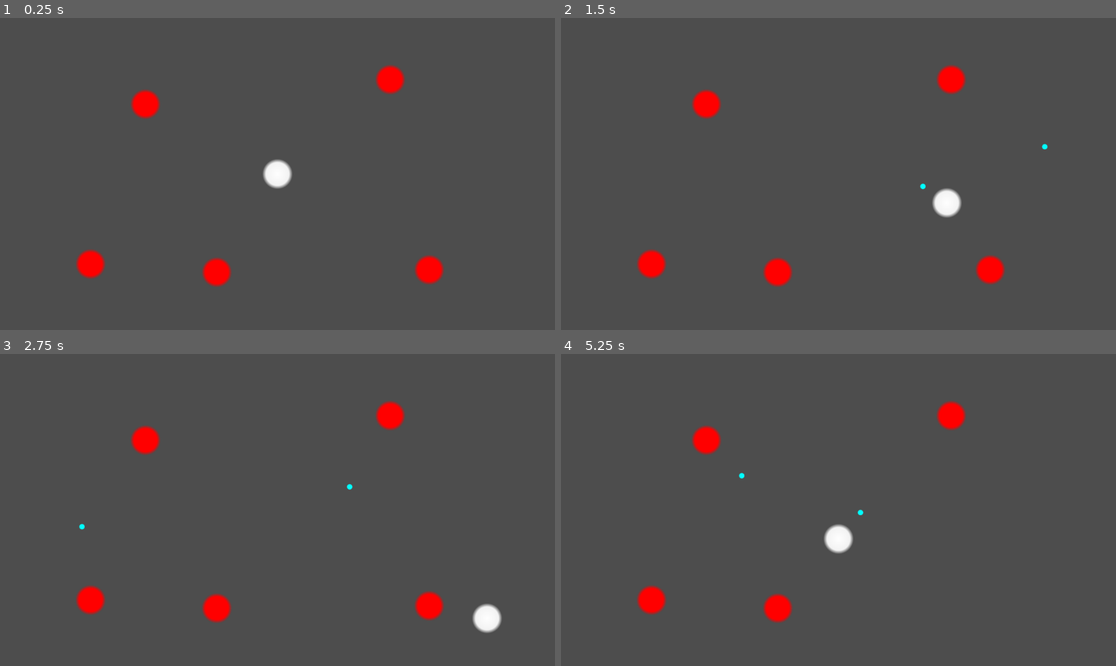
Above: before the commit, frames 1-4 (two rows, left to right).
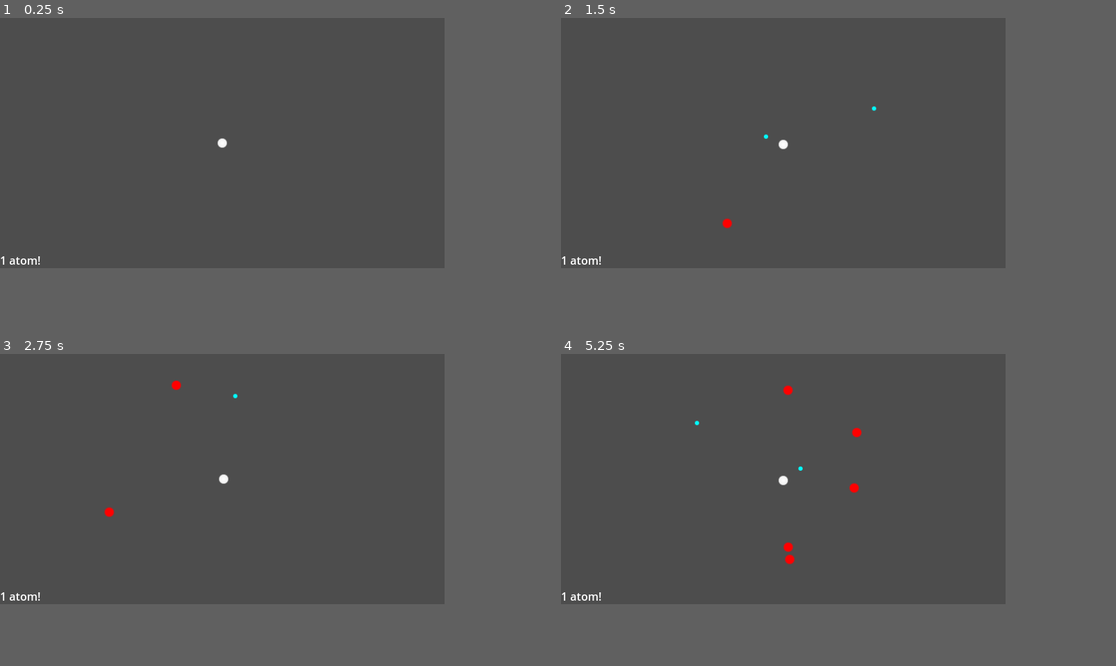
Above: after the commit, the same moments.

Repository: Isaac-SOL/ScaleShmup
Game: Godot game, scene res://scenes/main.tscn
Two runs of this game, one before a commit and one after it. Both use one fixed random seed, a clock stepped at 60 frames per second and the inputs below.
Inputs (mouse positions are in pixels of both pictures, inside the frame that each line leads up to):
- Up to frame 1 (0.25 s): no input
- Up to frame 2 (1.5 s): tap Enter at 0.5 s; move the mouse to (960, 158) at 0.52 s; hold D (right) 0.53-1.28 s; click (960, 158) at 0.6 s; move the mouse to (727, 189) at 1.27 s; hold S (down) from 1.28 s (still down); click (727, 189) at 1.35 s
- Up to frame 3 (2.75 s): move the mouse to (333, 441) at 2.02 s; release S (down) at 2.03 s; hold D (right) from 2.03 s (still down); click (333, 441) at 2.1 s
- Up to frame 4 (5.25 s): move the mouse to (810, 572) at 2.77 s; release D (right) at 2.78 s; hold W (up) 2.78-3.53 s; click (810, 572) at 2.85 s; move the mouse to (1005, 556) at 3.52 s; hold A (left) 3.53-5.03 s; click (1005, 556) at 3.6 s; move the mouse to (672, 463) at 4.27 s; click (672, 463) at 4.35 s; move the mouse to (866, 510) at 5.02 s; hold S (down) from 5.03 s (still down); click (866, 510) at 5.1 s
In our replay, the window is 799x449 before the commit and 640x360 after it. These sizes can differ from the game's own. Grey fills any space a smaller window leaves; there, only what the larger window draws over its background counts as a difference.

The runs differ from the first frame. In frame 1, 2.5% of the frame differs, in the area x 0-80%, y 15-87%; in frame 2, 2.6%; in frame 3, 2.6%, in the area x 0-91%, y 8-90%; in frame 4, 2.4%.

Commit message:
Added embigenning functions

Diff:
--- a/objects/enemy.tscn
+++ b/objects/enemy.tscn
@@ -8,12 +8,14 @@
 
 [sub_resource type="GradientTexture2D" id="GradientTexture2D_8b3lq"]
 gradient = SubResource("Gradient_05hey")
+width = 16
+height = 16
 fill = 1
 fill_from = Vector2(0.5, 0.5)
 fill_to = Vector2(0.5, 0)
 
 [sub_resource type="CircleShape2D" id="CircleShape2D_411mh"]
-radius = 26.0768
+radius = 6.0
 
 [node name="Enemy" type="Area2D"]
 collision_layer = 4
@@ -25,3 +27,9 @@
 
 [node name="CollisionShape2D" type="CollisionShape2D" parent="."]
 shape = SubResource("CircleShape2D_411mh")
+
+[node name="VisibleOnScreenNotifier2D" type="VisibleOnScreenNotifier2D" parent="."]
+position = Vector2(-8.34465e-07, 7.15256e-07)
+scale = Vector2(0.8, 0.8)
+
+[connection signal="screen_exited" from="VisibleOnScreenNotifier2D" to="." method="_on_visible_on_screen_notifier_2d_screen_exited"]
--- a/objects/player.tscn
+++ b/objects/player.tscn
@@ -3,25 +3,27 @@
 [ext_resource type="Script" path="res://scripts/player.gd" id="1_cmjns"]
 [ext_resource type="PackedScene" uid="uid://canbcskskh8f2" path="res://objects/player_projectile.tscn" id="2_cuvwt"]
 
-[sub_resource type="Gradient" id="Gradient_6hnjm"]
+[sub_resource type="Gradient" id="Gradient_ce3te"]
 offsets = PackedFloat32Array(0, 0.75974, 1)
 colors = PackedColorArray(1, 1, 1, 1, 0.954545, 0.954545, 0.954545, 1, 1, 1, 1, 0)
 
 [sub_resource type="GradientTexture2D" id="GradientTexture2D_ocuqe"]
-gradient = SubResource("Gradient_6hnjm")
+gradient = SubResource("Gradient_ce3te")
+width = 16
+height = 16
 fill = 1
 fill_from = Vector2(0.5, 0.5)
 fill_to = Vector2(0.5, 0)
 
 [sub_resource type="CircleShape2D" id="CircleShape2D_23aqy"]
-radius = 26.0
+radius = 6.08276
 
 [node name="Player" type="Area2D"]
 collision_mask = 12
 script = ExtResource("1_cmjns")
-move_speed = 5.0
+move_speed = 2.0
 projectile = ExtResource("2_cuvwt")
-projectile_speed = 500.0
+projectile_speed = 250.0
 
 [node name="Sprite2D" type="Sprite2D" parent="."]
 texture = SubResource("GradientTexture2D_ocuqe")
--- /dev/null
+++ b/objects/player_amalgam.tscn
@@ -0,0 +1,62 @@
+[gd_scene load_steps=3 format=3 uid="uid://c34bmc88j1b8l"]
+
+[ext_resource type="Script" path="res://scripts/player_amalgam.gd" id="1_navnu"]
+[ext_resource type="PackedScene" uid="uid://bm200x8no2lj3" path="res://objects/player_amalgam_element.tscn" id="2_sbkkv"]
+
+[node name="PlayerAmalgam" type="Node2D"]
+script = ExtResource("1_navnu")
+strong_force = 100.0
+
+[node name="PlayerAmalgamElement" parent="." instance=ExtResource("2_sbkkv")]
+position = Vector2(-28, -13)
+
+[node name="PlayerAmalgamElement2" parent="." instance=ExtResource("2_sbkkv")]
+position = Vector2(-32, 7)
+
+[node name="PlayerAmalgamElement3" parent="." instance=ExtResource("2_sbkkv")]
+position = Vector2(-6, 16)
+
+[node name="PlayerAmalgamElement4" parent="." instance=ExtResource("2_sbkkv")]
+position = Vector2(16, -38)
+
+[node name="PlayerAmalgamElement5" parent="." instance=ExtResource("2_sbkkv")]
+position = Vector2(27, -19)
+
+[node name="PlayerAmalgamElement6" parent="." instance=ExtResource("2_sbkkv")]
+position = Vector2(35, 10)
+
+[node name="PlayerAmalgamElement7" parent="." instance=ExtResource("2_sbkkv")]
+position = Vector2(-42, -28)
+
+[node name="PlayerAmalgamElement8" parent="." instance=ExtResource("2_sbkkv")]
+position = Vector2(6, 87)
+
+[node name="PlayerAmalgamElement9" parent="." instance=ExtResource("2_sbkkv")]
+position = Vector2(-113, 34)
+
+[node name="PlayerAmalgamElement10" parent="." instance=ExtResource("2_sbkkv")]
+position = Vector2(-52, 69)
+
+[node name="PlayerAmalgamElement11" parent="." instance=ExtResource("2_sbkkv")]
+position = Vector2(-18, -80)
+
+[node name="PlayerAmalgamElement12" parent="." instance=ExtResource("2_sbkkv")]
+position = Vector2(119, 6)
+
+[node name="PlayerAmalgamElement13" parent="." instance=ExtResource("2_sbkkv")]
+position = Vector2(65, 64)
+
+[node name="PlayerAmalgamElement14" parent="." instance=ExtResource("2_sbkkv")]
+position = Vector2(30, 52)
+
+[node name="PlayerAmalgamElement15" parent="." instance=ExtResource("2_sbkkv")]
+position = Vector2(-63, 104)
+
+[node name="PlayerAmalgamElement16" parent="." instance=ExtResource("2_sbkkv")]
+position = Vector2(-78, 11)
+
+[node name="PlayerAmalgamElement17" parent="." instance=ExtResource("2_sbkkv")]
+position = Vector2(92, -71)
+
+[node name="PlayerAmalgamElement18" parent="." instance=ExtResource("2_sbkkv")]
+position = Vector2(29, -84)
--- /dev/null
+++ b/objects/player_amalgam_element.tscn
@@ -0,0 +1,27 @@
+[gd_scene load_steps=4 format=3 uid="uid://bm200x8no2lj3"]
+
+[sub_resource type="Gradient" id="Gradient_6hnjm"]
+offsets = PackedFloat32Array(0, 0.75974, 1)
+colors = PackedColorArray(1, 1, 1, 1, 0.954545, 0.954545, 0.954545, 1, 1, 1, 1, 0)
+
+[sub_resource type="GradientTexture2D" id="GradientTexture2D_ta744"]
+gradient = SubResource("Gradient_6hnjm")
+width = 16
+height = 16
+fill = 1
+fill_from = Vector2(0.5, 0.5)
+fill_to = Vector2(0.5, 0)
+
+[sub_resource type="CircleShape2D" id="CircleShape2D_dhysi"]
+radius = 6.0
+
+[node name="PlayerAmalgamElement" type="RigidBody2D"]
+collision_layer = 256
+collision_mask = 264
+gravity_scale = 0.0
+
+[node name="Sprite2D" type="Sprite2D" parent="."]
+texture = SubResource("GradientTexture2D_ta744")
+
+[node name="CollisionShape2D" type="CollisionShape2D" parent="."]
+shape = SubResource("CircleShape2D_dhysi")
--- a/objects/player_projectile.tscn
+++ b/objects/player_projectile.tscn
@@ -8,23 +8,31 @@
 
 [sub_resource type="GradientTexture2D" id="GradientTexture2D_oitgg"]
 gradient = SubResource("Gradient_sb0fv")
+width = 8
+height = 8
 fill = 1
 fill_from = Vector2(0.5, 0.5)
 fill_to = Vector2(0.5, 0)
 
 [sub_resource type="CircleShape2D" id="CircleShape2D_jurhr"]
-radius = 5.0
+radius = 3.0
 
 [node name="Projectile" type="RigidBody2D"]
 collision_layer = 2
 collision_mask = 12
 gravity_scale = 0.0
+linear_damp_mode = 1
 script = ExtResource("1_iqsl2")
 player = true
 
 [node name="Sprite2D" type="Sprite2D" parent="."]
-scale = Vector2(0.2, 0.2)
 texture = SubResource("GradientTexture2D_oitgg")
 
 [node name="CollisionShape2D" type="CollisionShape2D" parent="."]
 shape = SubResource("CircleShape2D_jurhr")
+
+[node name="VisibleOnScreenNotifier2D" type="VisibleOnScreenNotifier2D" parent="."]
+position = Vector2(-2.38419e-07, 2.38419e-07)
+scale = Vector2(0.4, 0.4)
+
+[connection signal="screen_exited" from="VisibleOnScreenNotifier2D" to="." method="_on_visible_on_screen_notifier_2d_screen_exited"]
--- a/project.godot
+++ b/project.godot
@@ -14,6 +14,12 @@
 run/main_scene="res://scenes/main.tscn"
 config/features=PackedStringArray("4.2", "GL Compatibility")
 config/icon="res://icon.svg"
+
+[display]
+
+window/size/viewport_width=640
+window/size/viewport_height=360
+window/stretch/mode="canvas_items"
 
 [input]
 
@@ -53,6 +59,7 @@
 2d_physics/layer_2="Player Projectile"
 2d_physics/layer_3="Enemy"
 2d_physics/layer_4="Enemy Projectile"
+2d_physics/layer_9="PlayerAmalgamElement"
 
 [rendering]
 
--- a/scenes/main.tscn
+++ b/scenes/main.tscn
@@ -1,25 +1,48 @@
-[gd_scene load_steps=3 format=3 uid="uid://bnvbcqc3v1wm7"]
+[gd_scene load_steps=6 format=3 uid="uid://bnvbcqc3v1wm7"]
 
 [ext_resource type="PackedScene" uid="uid://c71bepd0cdivk" path="res://objects/player.tscn" id="1_3qqml"]
+[ext_resource type="Script" path="res://scripts/main.gd" id="1_vyreg"]
 [ext_resource type="PackedScene" uid="uid://c7icemvf5wo7v" path="res://objects/enemy.tscn" id="2_jojpw"]
+[ext_resource type="Script" path="res://scripts/enemy_spawner.gd" id="3_4mhxf"]
+
+[sub_resource type="GDScript" id="GDScript_1mht6"]
+script/source = "extends Camera2D
+
+func _process(_delta):
+	position = %Player.position
+"
 
 [node name="Main" type="Node2D"]
+script = ExtResource("1_vyreg")
+
+[node name="Camera2D" type="Camera2D" parent="."]
+unique_name_in_owner = true
+script = SubResource("GDScript_1mht6")
+
+[node name="EnemiesLevel1" type="Node2D" parent="."]
+unique_name_in_owner = true
 
 [node name="Player" parent="." instance=ExtResource("1_3qqml")]
+unique_name_in_owner = true
 
-[node name="Camera2D" type="Camera2D" parent="."]
+[node name="EnemySpawner" type="Node2D" parent="Player"]
+script = ExtResource("3_4mhxf")
+enemy = ExtResource("2_jojpw")
 
-[node name="Enemy" parent="." instance=ExtResource("2_jojpw")]
-position = Vector2(-274, -145)
+[node name="Timer" type="Timer" parent="Player/EnemySpawner"]
+autostart = true
 
-[node name="Enemy2" parent="." instance=ExtResource("2_jojpw")]
-position = Vector2(-388, 187)
+[node name="UI" type="CanvasLayer" parent="."]
 
-[node name="Enemy3" parent="." instance=ExtResource("2_jojpw")]
-position = Vector2(-126, 204)
+[node name="SizeLabel" type="Label" parent="UI"]
+unique_name_in_owner = true
+anchors_preset = 2
+anchor_top = 1.0
+anchor_bottom = 1.0
+offset_top = -100.0
+offset_right = 200.0
+grow_vertical = 0
+text = "1 atom!"
+vertical_alignment = 2
 
-[node name="Enemy4" parent="." instance=ExtResource("2_jojpw")]
-position = Vector2(315, 199)
-
-[node name="Enemy5" parent="." instance=ExtResource("2_jojpw")]
-position = Vector2(234, -196)
+[connection signal="timeout" from="Player/EnemySpawner/Timer" to="Player/EnemySpawner" method="_on_timer_timeout"]
--- a/scripts/enemy.gd
+++ b/scripts/enemy.gd
@@ -1,12 +1,20 @@
 class_name Enemy extends Area2D
+
+signal destroyed_by_player(size: int)
+
+@export var size: int = 1
 
 func _ready():
 	connect("body_entered", _on_enemy_body_entered)
 
+func destroy():
+	queue_free()
+
 func _on_enemy_body_entered(body: Node2D):
 	if body is Projectile and body.player:
+		destroyed_by_player.emit(size)
 		body.destroy()
 		destroy()
 
-func destroy():
-	queue_free()
+func _on_visible_on_screen_notifier_2d_screen_exited():
+	destroy()
--- /dev/null
+++ b/scripts/enemy_spawner.gd
@@ -0,0 +1,15 @@
+class_name EnemySpawner extends Node2D
+
+@export var enemy: PackedScene
+@export var min_radius: float = 100
+@export var max_radius: float = 200
+
+func _on_timer_timeout():
+	var angle: float = randf_range(0, TAU)
+	var distance: float = randf_range(min_radius, max_radius)
+	var pos := Vector2(sin(angle), cos(angle)) * distance
+
+	var new_enemy: Enemy = enemy.instantiate()
+	%EnemiesLevel1.add_child(new_enemy)
+	new_enemy.global_position = position + pos
+	new_enemy.destroyed_by_player.connect($"/root/Main"._on_enemy_killed)
--- /dev/null
+++ b/scripts/main.gd
@@ -0,0 +1,14 @@
+class_name Main extends Node2D
+
+static var instance: Main
+
+func _ready():
+	instance = self
+
+func set_player_size(size: int):
+	%Player.set_size(size)
+	%Camera2D.zoom = Vector2.ONE * (1 / (log(size) / log(2)))
+	%SizeLabel.text = str(size) + " atoms!"
+
+func _on_enemy_killed(size: int):
+	set_player_size(%Player.size + size)
--- a/scripts/player.gd
+++ b/scripts/player.gd
@@ -1,8 +1,10 @@
 class_name Player extends Area2D
 
+@export var size = 1
 @export var move_speed: float = 1
 @export var projectile: PackedScene
 @export var projectile_speed: float = 1
+
 
 func _process(_delta: float):
 	var move_vec := Vector2.ZERO
@@ -24,3 +26,7 @@
 		get_parent().add_child(new_projectile)
 		new_projectile.position = position
 		new_projectile.apply_impulse(shoot_direction * projectile_speed)
+
+func set_size(new_size: int):
+	size = new_size
+	scale = Vector2.ONE * (log(size) / log(2))
--- /dev/null
+++ b/scripts/player_amalgam.gd
@@ -0,0 +1,27 @@
+class_name PlayerAmalgam extends Node2D
+
+@export var strong_force: float = 1
+
+var elements: Array[RigidBody2D] = []
+
+func _ready():
+	for child: Node in get_children():
+		if child is RigidBody2D:
+			elements.append(child)
+
+func _process(_delta: float):
+	var move_vec := Vector2.ZERO
+	if Input.is_action_pressed("up"):
+		move_vec.y -= 2
+	if Input.is_action_pressed("down"):
+		move_vec.y += 2
+	if Input.is_action_pressed("left"):
+		move_vec.x -= 2
+	if Input.is_action_pressed("right"):
+		move_vec.x += 2
+	position += move_vec
+
+func _physics_process(_delta):
+	for element: RigidBody2D in elements:
+		var force_vec: Vector2 = -element.position.normalized()
+		element.apply_central_force(force_vec * strong_force)
--- a/scripts/projectile.gd
+++ b/scripts/projectile.gd
@@ -4,3 +4,6 @@
 
 func destroy():
 	queue_free()
+
+func _on_visible_on_screen_notifier_2d_screen_exited():
+	destroy()
